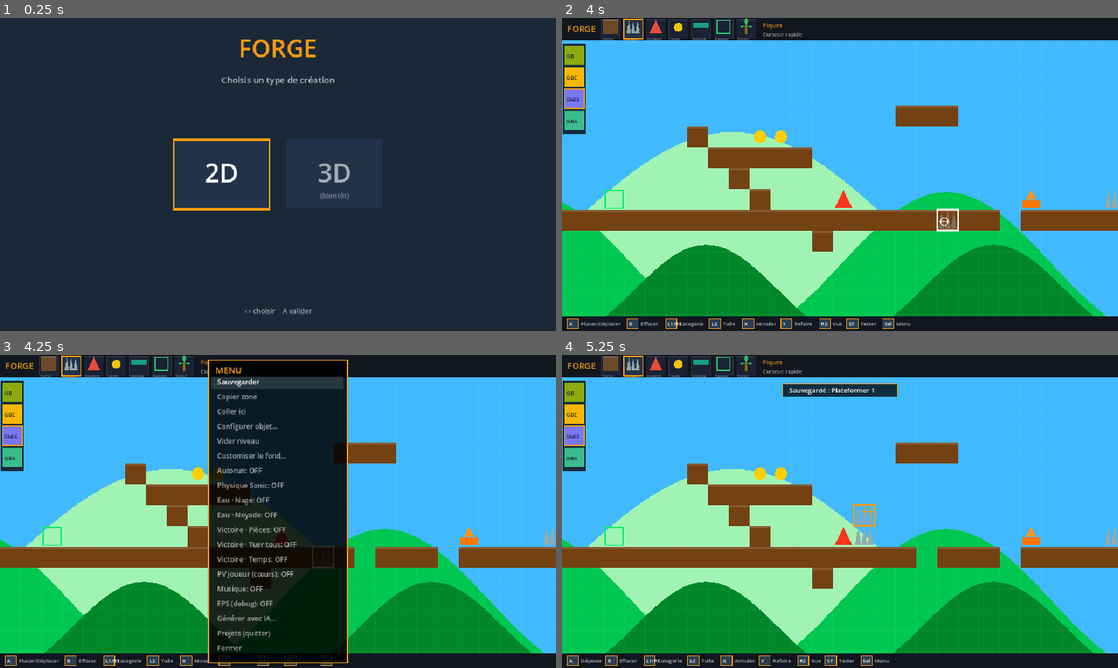
Above: before the commit, frames 1-4 (two rows, left to right).
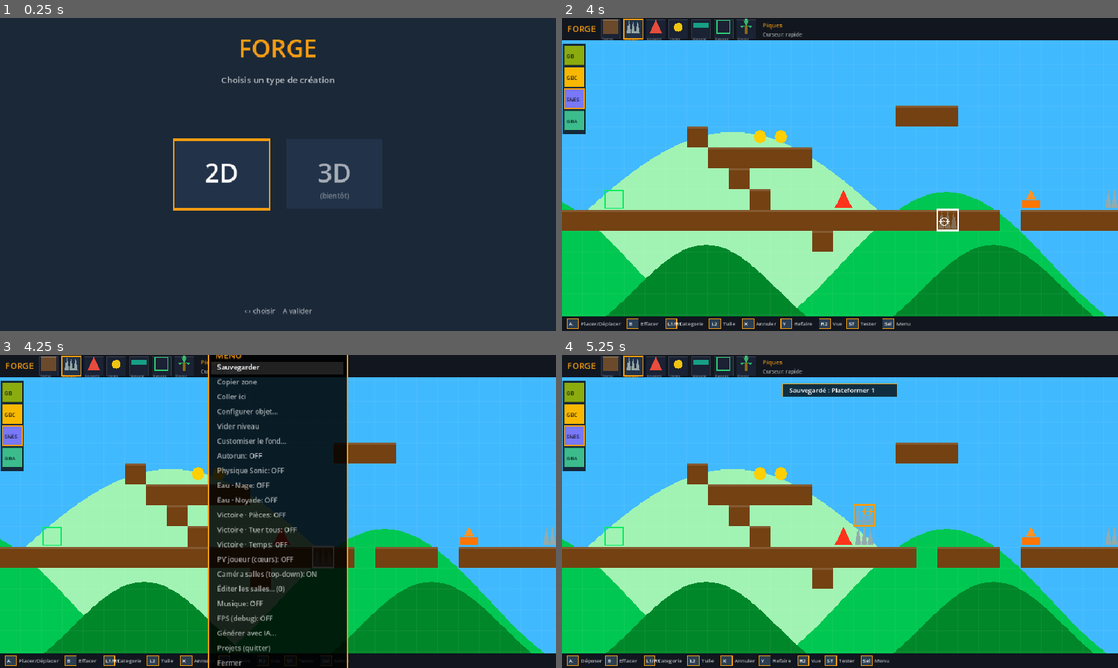
Above: after the commit, the same moments.

Repository: kilian-quittard/gaming-console-os
Game: Godot game, scene res://scenes/game/Forge.tscn
Two runs of this game, one before a commit and one after it. Both use one fixed random seed, a clock stepped at 60 frames per second and the inputs below.
Inputs (mouse positions are in pixels of both pictures, inside the frame that each line leads up to):
- Up to frame 1 (0.25 s): no input
- Up to frame 2 (4 s): tap Enter at 0.5, 0.8, 3.5 s; move the mouse to (962, 158) at 0.52 s; hold Right 0.53-1.25 s; tap Backspace at 0.6 s; click (962, 158) at 0.67 s; tap Space at 0.77, 1.07, 2, 3.77 s; drag from (728, 190) to (812, 237) at 1.27 s; move the mouse to (895, 105) at 2.02 s; hold Right 2.03-2.75 s; hold X 2.03-2.75 s; click (895, 105) at 2.17 s; tap Delete at 2.3 s; drag from (812, 237) to (673, 127) at 2.77 s; move the mouse to (1006, 221) at 3.52 s; hold Left from 3.53 s (still down); tap E at 3.6 s; click (1006, 221) at 3.67 s; tap R at 3.8 s
- Up to frame 3 (4.25 s): keep holding Left; tap Space at 4.07 s; tap Escape at 4.15 s
- Up to frame 4 (5.25 s): release Left at 4.25 s; drag from (673, 464) to (756, 433) at 4.27 s; tap Space at 5 s; move the mouse to (867, 511) at 5.02 s; hold Down from 5.03 s (still down); hold Space from 5.03 s (still down); click (867, 511) at 5.17 s

Frames 1-2 are identical in both runs. In frame 3, 4.9% of the frame differs, in the area x 37-63%, y 0-100%; in frame 4, nothing differs.

Commit message:
feat(forge): Celeste-style rooms + top-down deco sprites
- Rooms drawn as arbitrary rectangles (menu > Éditer les salles: A corner/
  corner, X delete, B done), saved per level; camera = constant zoom,
  follows player clamped to current room bounds; letterbox mask hides
  anything outside the room; free-cam toggle kept
- Top-down overhead deco sprites: big tree (trunk + overhanging canopy +
  shadow), curved palm, bush clusters, flower top view
- Top-down player shot speed fix included earlier

Co-Authored-By: Claude Opus 4.8 <noreply@anthropic.com>

Diff:
--- a/forge/scripts/common/forge/ForgeApp.gd
+++ b/forge/scripts/common/forge/ForgeApp.gd
@@ -192,6 +192,10 @@
 	{"name": "GBA",  "mode": 3, "sw": Color("3cbc8c"), "px": 2.0},
 ]
 var pix_rect: ColorRect = null   # post-process plein écran : pixelise le monde (UI reste nette)
+var rooms := []                  # salles (style Celeste) : Array[Rect2i] en cases
+var cur_room := -1               # salle courante (le joueur dedans)
+var room_edit := false           # mode édition des salles
+var room_c0 := Vector2i(-1, -1)  # 1er coin en cours de tracé
 var gfx_trans := 0.0             # transition de switch de thème (wipe)
 var gfx_pending := -1            # mode à appliquer à mi-transition
 const GFX_TRANS_DUR := 0.5
@@ -293,6 +297,49 @@
 		pix_rect.visible = px > 1.0
 
 
+# cache les marges autour de la salle courante (on ne voit QUE la salle)
+func _draw_room_mask(vp: Vector2) -> void:
+	var r: Rect2i = rooms[cur_room]
+	var p0 := _w2s(Vector2(r.position) * CELL)
+	var sz := Vector2(r.size) * CELL * view_scale
+	var area_top := float(TOPBAR)
+	var area_bot := vp.y - BOTTOM
+	var col := Color("0a0d12")
+	# bandes haut / bas / gauche / droite (limitées à la zone de jeu)
+	if p0.y > area_top:
+		draw_rect(Rect2(Vector2(0, area_top), Vector2(vp.x, p0.y - area_top)), col)
+	if p0.y + sz.y < area_bot:
+		draw_rect(Rect2(Vector2(0, p0.y + sz.y), Vector2(vp.x, area_bot - (p0.y + sz.y))), col)
+	if p0.x > 0:
+		draw_rect(Rect2(Vector2(0, p0.y), Vector2(p0.x, sz.y)), col)
+	if p0.x + sz.x < vp.x:
+		draw_rect(Rect2(Vector2(p0.x + sz.x, p0.y), Vector2(vp.x - (p0.x + sz.x), sz.y)), col)
+
+
+func _draw_roomedit(vp: Vector2) -> void:
+	var f := ThemeDB.fallback_font
+	# bandeau bas
+	draw_rect(Rect2(Vector2(0, vp.y - 30), Vector2(vp.x, 30)), Color(13.0/255, 17.0/255, 23.0/255, 0.9))
+	_text(f, Vector2(12, vp.y - 10), "ÉDITER SALLES — A: poser coin/valider · X: supprimer · B: fini   (salles: %d)" % rooms.size(), Color("ecf0f1"), 13)
+	# salles existantes
+	for i in rooms.size():
+		var r: Rect2i = rooms[i]
+		var sr := Rect2(_w2s(Vector2(r.position) * CELL), Vector2(r.size) * CELL * view_scale)
+		draw_rect(sr, Color(0.2, 0.8, 1.0, 0.10))
+		draw_rect(sr, Color("3cb4e8"), false, 2.0)
+		_text(f, sr.position + Vector2(4, 16), "S%d" % (i + 1), Color("3cb4e8"), 13)
+	# rectangle en cours (1er coin posé)
+	if room_c0.x >= 0:
+		var x0 := mini(room_c0.x, cursor.x); var y0 := mini(room_c0.y, cursor.y)
+		var x1 := maxi(room_c0.x, cursor.x); var y1 := maxi(room_c0.y, cursor.y)
+		var pr := Rect2(_w2s(Vector2(x0 * CELL, y0 * CELL)), Vector2((x1 - x0 + 1) * CELL, (y1 - y0 + 1) * CELL) * view_scale)
+		draw_rect(pr, Color(1.0, 0.6, 0.1, 0.18))
+		draw_rect(pr, Color("f39c12"), false, 2.0)
+	# curseur
+	var cp := _w2s(Vector2(cursor.x * CELL, cursor.y * CELL))
+	draw_rect(Rect2(cp, Vector2(CELL, CELL) * view_scale), Color("f39c12"), false, 2.0)
+
+
 func _draw_gfx_trans(vp: Vector2) -> void:
 	if gfx_trans <= 0.0: return
 	var f := ThemeDB.fallback_font
@@ -499,6 +546,7 @@
 	if ai_open:    _ai_panel_input(e); return
 	if cfg_open:   _config_input(e); return
 	if bg_edit:    _bgedit_input(e); return
+	if room_edit:  _roomedit_input(e); return
 	if menu_open:
 		_menu_input(e); return
 	if mode == "edit":
@@ -969,6 +1017,8 @@
 		"Victoire · Tuer tous: %s" % ("ON" if level_props.get("win_killall", false) else "OFF"),
 		"Victoire · Temps: %s" % ((str(int(level_props.get("time_limit", 0))) + "s") if int(level_props.get("time_limit", 0)) > 0 else "OFF"),
 		"PV joueur (cœurs): %s" % (str(int(level_props.get("player_hp", tmpl.default_hp()))) if int(level_props.get("player_hp", tmpl.default_hp())) > 0 else "OFF"),
+		"Caméra salles (top-down): %s" % ("ON" if String(level_props.get("cam", "rooms")) == "rooms" else "OFF"),
+		"Éditer les salles… (%d)" % rooms.size(),
 		"Musique: %s" % ("ON" if music_on else "OFF"),
 		"FPS (debug): %s" % ("ON" if show_fps else "OFF"),
 		"Générer avec IA...",
@@ -1041,6 +1091,43 @@
 
 func _open_bgedit() -> void:
 	bg_edit = true; queue_redraw(); _redraw_world()
+
+
+# édition des salles (style Celeste) : A = poser les 2 coins d'un rectangle, X = supprimer
+func _roomedit_input(e: InputEvent) -> void:
+	if e is InputEventMouseMotion:
+		aim = (e as InputEventMouseMotion).position; _sync_cursor_from_aim(); queue_redraw(); return
+	if _press(e, [KEY_ESCAPE, KEY_BACKSPACE], [JOY_BUTTON_BACK, JOY_BUTTON_B]):
+		room_edit = false; room_c0 = Vector2i(-1, -1); _save_current(); queue_redraw(); _redraw_world(); return
+	if e is InputEventMouseButton and e.pressed:
+		aim = e.position; _sync_cursor_from_aim()
+	# A / clic gauche : pose un coin puis le coin opposé → crée la salle
+	if _press(e, [KEY_ENTER, KEY_SPACE], [JOY_BUTTON_A]) or (e is InputEventMouseButton and e.button_index == MOUSE_BUTTON_LEFT and e.pressed):
+		if room_c0.x < 0:
+			room_c0 = cursor
+		else:
+			var x0 := mini(room_c0.x, cursor.x); var y0 := mini(room_c0.y, cursor.y)
+			var x1 := maxi(room_c0.x, cursor.x); var y1 := maxi(room_c0.y, cursor.y)
+			rooms.append(Rect2i(x0, y0, x1 - x0 + 1, y1 - y0 + 1))
+			room_c0 = Vector2i(-1, -1); _play("coin")
+		queue_redraw(); return
+	# X / clic droit : supprime la salle sous le curseur
+	if _press(e, [KEY_X, KEY_DELETE], [JOY_BUTTON_X]) or (e is InputEventMouseButton and e.button_index == MOUSE_BUTTON_RIGHT and e.pressed):
+		for i in range(rooms.size() - 1, -1, -1):
+			if (rooms[i] as Rect2i).has_point(cursor):
+				rooms.remove_at(i); _play("death"); break
+		room_c0 = Vector2i(-1, -1); queue_redraw(); return
+	# déplacement curseur clavier/manette
+	var d := Vector2i.ZERO
+	if _press(e, [KEY_LEFT], [JOY_BUTTON_DPAD_LEFT]): d = Vector2i(-1, 0)
+	elif _press(e, [KEY_RIGHT], [JOY_BUTTON_DPAD_RIGHT]): d = Vector2i(1, 0)
+	elif _press(e, [KEY_UP], [JOY_BUTTON_DPAD_UP]): d = Vector2i(0, -1)
+	elif _press(e, [KEY_DOWN], [JOY_BUTTON_DPAD_DOWN]): d = Vector2i(0, 1)
+	if d != Vector2i.ZERO:
+		cursor.x = clampi(cursor.x + d.x, 0, cols - 1)
+		cursor.y = clampi(cursor.y + d.y, 0, rows - 1)
+		aim = _w2s(Vector2((cursor.x + 0.5) * CELL, (cursor.y + 0.5) * CELL))
+		queue_redraw()
 
 
 func _bgedit_input(e: InputEvent) -> void:
@@ -1211,13 +1298,21 @@
 			level_props["player_hp"] = _cycle_preset(int(level_props.get("player_hp", tmpl.default_hp())), [0, 3, 5])
 			var hp: int = int(level_props["player_hp"])
 			_set_toast("PV joueur : %s" % (str(hp) + " cœurs" if hp > 0 else "désactivé"))
-		14: _toggle_music()
+		14:
+			var rooms := String(level_props.get("cam", "rooms")) == "rooms"
+			level_props["cam"] = "free" if rooms else "rooms"
+			cam_init = false
+			_set_toast("Caméra : %s" % ("libre" if rooms else "salles (verrou)"))
 		15:
+			room_edit = true; room_c0 = Vector2i(-1, -1)
+			menu_open = false; queue_redraw(); return
+		16: _toggle_music()
+		17:
 			show_fps = not show_fps
 			_set_toast("FPS %s" % ("ON" if show_fps else "OFF"))
-		16: _open_ai_panel()
-		17: _save_current(); states.change_state("ListState")
-		18: pass
+		18: _open_ai_panel()
+		19: _save_current(); states.change_state("ListState")
+		20: pass
 	menu_open = false
 	queue_redraw(); _redraw_world()   # vidage/thème/sonic peuvent changer le monde
 
@@ -1391,7 +1486,7 @@
 	bg_theme = 0
 	undo_stack.clear(); redo_stack.clear()
 	tmpl.seed_demo()
-	screens = {}; level_props = {}; cell_cfg.clear(); bg_deco.clear()
+	screens = {}; level_props = {}; cell_cfg.clear(); bg_deco.clear(); rooms.clear(); cur_room = -1
 	# défaut par genre : top-down a les cœurs activés (3), platformer non
 	if tmpl.default_hp() > 0: level_props["player_hp"] = tmpl.default_hp()
 	aim = Vector2(-1, -1); cam_init = false; grabbing = false
@@ -1449,6 +1544,10 @@
 		var cp: PackedStringArray = String(k).split(",")
 		cell_cfg[Vector2i(int(cp[0]), int(cp[1]))] = data["cfg"][k]
 	bg_deco = data.get("bg_deco", [])
+	rooms = []
+	for ra in data.get("rooms", []):
+		rooms.append(Rect2i(int(ra[0]), int(ra[1]), int(ra[2]), int(ra[3])))
+	cur_room = -1
 	undo_stack.clear(); redo_stack.clear()
 	cursor = Vector2i(4, rows - 3)
 	aim = Vector2(-1, -1); cam_init = false; grabbing = false
@@ -1464,7 +1563,8 @@
 		"cols": cols, "bg": bg_theme,
 		"props": level_props,
 		"screens": screens,
-		"tiles": {}, "cfg": {}, "bg_deco": bg_deco}
+		"tiles": {}, "cfg": {}, "bg_deco": bg_deco,
+		"rooms": rooms.map(func(r): return [r.position.x, r.position.y, r.size.x, r.size.y])}
 	for k in grid:
 		d["tiles"]["%d,%d" % [k.x, k.y]] = grid[k]
 	for k in cell_cfg:
@@ -1771,6 +1871,7 @@
 func _start_play(from_cursor: bool) -> void:
 	tmpl.start_play(from_cursor)
 	mode = "play"
+	cam_init = false; cur_room = -1   # snap caméra (salle ou suivi) au démarrage du test
 	queue_redraw(); _redraw_world()
 
 
@@ -1789,10 +1890,47 @@
 	return (sp - view_origin) / view_scale
 
 
+const ROOM_VIEW_H := 11   # hauteur visible en cases (zoom constant, façon Celeste ~11 tuiles)
+
+# caméra style Celeste : ZOOM CONSTANT, suit le joueur, clampée aux bords de la salle
+func _compute_room_view(area: Rect2) -> void:
+	var pc: Vector2 = tmpl.ppos + tmpl.PSIZE * 0.5
+	var pcell := Vector2i(int(pc.x / CELL), int(pc.y / CELL))
+	for i in rooms.size():
+		if (rooms[i] as Rect2i).has_point(pcell):
+			cur_room = i; break
+	var sc: float = area.size.y / (ROOM_VIEW_H * CELL)   # zoom fixe (identique partout)
+	var target := area.position + area.size * 0.5 - pc * sc   # centré sur le joueur
+	if cur_room >= 0 and cur_room < rooms.size():
+		var r: Rect2i = rooms[cur_room]
+		target.x = _room_clamp(target.x, area.position.x, area.size.x, r.position.x * CELL, r.size.x * CELL, sc)
+		target.y = _room_clamp(target.y, area.position.y, area.size.y, r.position.y * CELL, r.size.y * CELL, sc)
+	if not cam_init:
+		view_scale = sc; view_origin = target; cam_init = true
+	else:
+		view_scale = lerpf(view_scale, sc, 0.18)
+		view_origin = view_origin.lerp(target, 0.18)
+
+
+# clampe l'origine pour que la vue reste DANS la salle (sinon centre si salle + petite)
+func _room_clamp(origin: float, area_min: float, area_size: float, room_min: float, room_size: float, sc: float) -> float:
+	var rsz := room_size * sc
+	if rsz <= area_size:
+		return area_min + (area_size - rsz) * 0.5 - room_min * sc   # salle + petite → centrée
+	var lo := area_min + area_size - (room_min + room_size) * sc    # bord droit/bas
+	var hi := area_min - room_min * sc                              # bord gauche/haut
+	return clampf(origin, lo, hi)
+
+
 func _compute_view() -> void:
 	var vp := get_viewport_rect().size
 	var area := Rect2(0, TOPBAR, vp.x, vp.y - TOPBAR - BOTTOM)
 	var lvl := Vector2(cols * CELL, rows * CELL)
+	if mode == "play" and cur_template == "topdown" and String(level_props.get("cam", "rooms")) == "rooms":
+		_compute_room_view(area)
+		if shake_t > 0.0:
+			view_origin += Vector2(randf_range(-1, 1), randf_range(-1, 1)) * shake_mag
+		return
 	if mode == "play":
 		view_scale = 1.0
 		view_origin = area.position + area.size * 0.5 - (tmpl.ppos + tmpl.PSIZE * 0.5) * view_scale
@@ -1824,6 +1962,9 @@
 	if screen == "template":   _draw_template(vp); return
 	if screen == "gamedash":   _draw_gamedash(vp); return
 	if screen == "screenedit": _draw_screenedit(vp); return
+	# jeu en mode salles : masque tout ce qui dépasse la salle courante (letterbox)
+	if mode == "play" and cur_template == "topdown" and String(level_props.get("cam", "rooms")) == "rooms" and cur_room >= 0 and cur_room < rooms.size():
+		_draw_room_mask(vp)
 	# édition/jeu : le monde est rendu par le template (derrière), ici le chrome par-dessus
 	if mode == "edit" and not radial_open and not bg_edit and get("hide_editor_chrome") != true:
 		_draw_edit_cursor()
@@ -1833,6 +1974,7 @@
 		_draw_gfx_strip()
 	if mode == "edit" and not menu_open and not radial_open and not bg_edit and aim.x >= 0.0:
 		_draw_reticle()
+	if room_edit: _draw_roomedit(vp)
 	if bg_edit: _draw_bgedit(vp)
 	if radial_open: _draw_radial(vp)
 	if menu_open: _draw_menu(vp)
--- a/forge/scripts/common/templates/topdown/TopDownTemplate.gd
+++ b/forge/scripts/common/templates/topdown/TopDownTemplate.gd
@@ -349,4 +349,42 @@
 		ci.draw_line(p + Vector2(cs * 0.5, 0), p + Vector2(cs * 0.5, cs), fc.darkened(0.12), maxf(1.0, scale))
 		ci.draw_line(p + Vector2(0, cs * 0.5), p + Vector2(cs, cs * 0.5), fc.darkened(0.12), maxf(1.0, scale))
 		return
+	# décors vus DE DESSUS (override le rendu de profil du platformer)
+	var ctr := p + Vector2(cs, cs) * 0.5
+	if t == TREE:
+		# grand arbre imposant (déborde la case, houppier qui surplombe) — vue 3/4
+		var bx := p + Vector2(cs * 0.5, cs * 0.95)
+		ci.draw_circle(bx, cs * 0.4, Color(0, 0, 0, 0.18))                                    # ombre large
+		ci.draw_rect(Rect2(p + Vector2(cs * 0.38, cs * 0.45), Vector2(cs * 0.24, cs * 0.5)), Color("6b4a2b"))  # gros tronc
+		ci.draw_rect(Rect2(p + Vector2(cs * 0.38, cs * 0.45), Vector2(cs * 0.08, cs * 0.5)), Color("5b3a1e"))  # ombre tronc
+		var cnp := p + Vector2(cs * 0.5, cs * 0.05)   # houppier remonte au-dessus de la case
+		var tdk: Color = COLORS[TREE].darkened(0.22)
+		# houppier massif : grands lobes débordants
+		for o in [Vector2(-0.42, 0.18), Vector2(0.42, 0.18), Vector2(-0.26, -0.22), Vector2(0.26, -0.22), Vector2(0, 0.34), Vector2(0, -0.34)]:
+			ci.draw_circle(cnp + o * cs, cs * 0.34, tdk)
+		ci.draw_circle(cnp, cs * 0.46, COLORS[TREE])
+		ci.draw_circle(cnp + Vector2(-cs * 0.12, -cs * 0.12), cs * 0.2, COLORS[TREE].lightened(0.2))
+		return
+	if t == PALM:
+		ci.draw_circle(p + Vector2(cs * 0.5, cs * 0.9), cs * 0.24, Color(0, 0, 0, 0.16))   # ombre
+		# tronc courbé
+		ci.draw_line(p + Vector2(cs * 0.5, cs * 0.92), p + Vector2(cs * 0.46, cs * 0.4), Color("9c7a3c"), maxf(3.0, 5.0 * scale))
+		var top := p + Vector2(cs * 0.46, cs * 0.36)
+		# frondes qui retombent depuis le sommet
+		for ang in [-2.4, -1.7, -1.05, -0.5, 0.1]:
+			ci.draw_line(top, top + Vector2(cos(ang), sin(ang)) * cs * 0.4, COLORS[PALM].darkened(0.08), maxf(2.0, 3.0 * scale))
+		ci.draw_circle(top, cs * 0.07, COLORS[PALM])
+		return
+	if t == BUSH:
+		ci.draw_circle(ctr + Vector2(cs * 0.08, cs * 0.1), cs * 0.4, Color(0, 0, 0, 0.14))
+		for o in [Vector2(-0.16, 0.02), Vector2(0.16, 0.02), Vector2(0, -0.12)]:
+			ci.draw_circle(ctr + o * cs, cs * 0.24, COLORS[BUSH].darkened(0.12))
+		ci.draw_circle(ctr, cs * 0.2, COLORS[BUSH])
+		return
+	if t == FLOWER:
+		for k in 6:
+			var a := k * PI / 3.0
+			ci.draw_circle(ctr + Vector2(cos(a), sin(a)) * cs * 0.22, cs * 0.13, COLORS[FLOWER])
+		ci.draw_circle(ctr, cs * 0.13, Color("f1c40f"))
+		return
 	super(ci, p, t, scale, alpha, world, surface)
